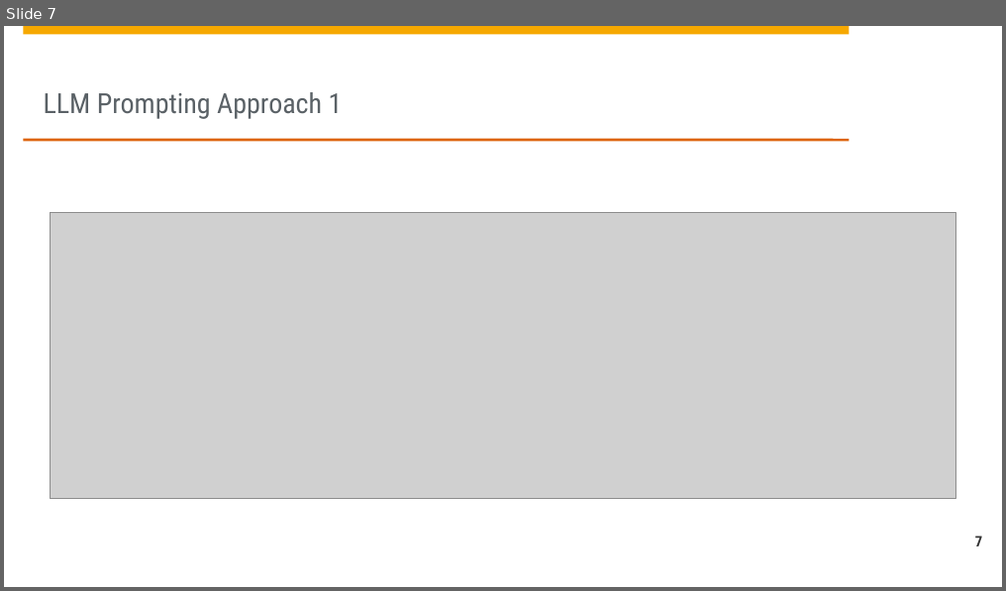
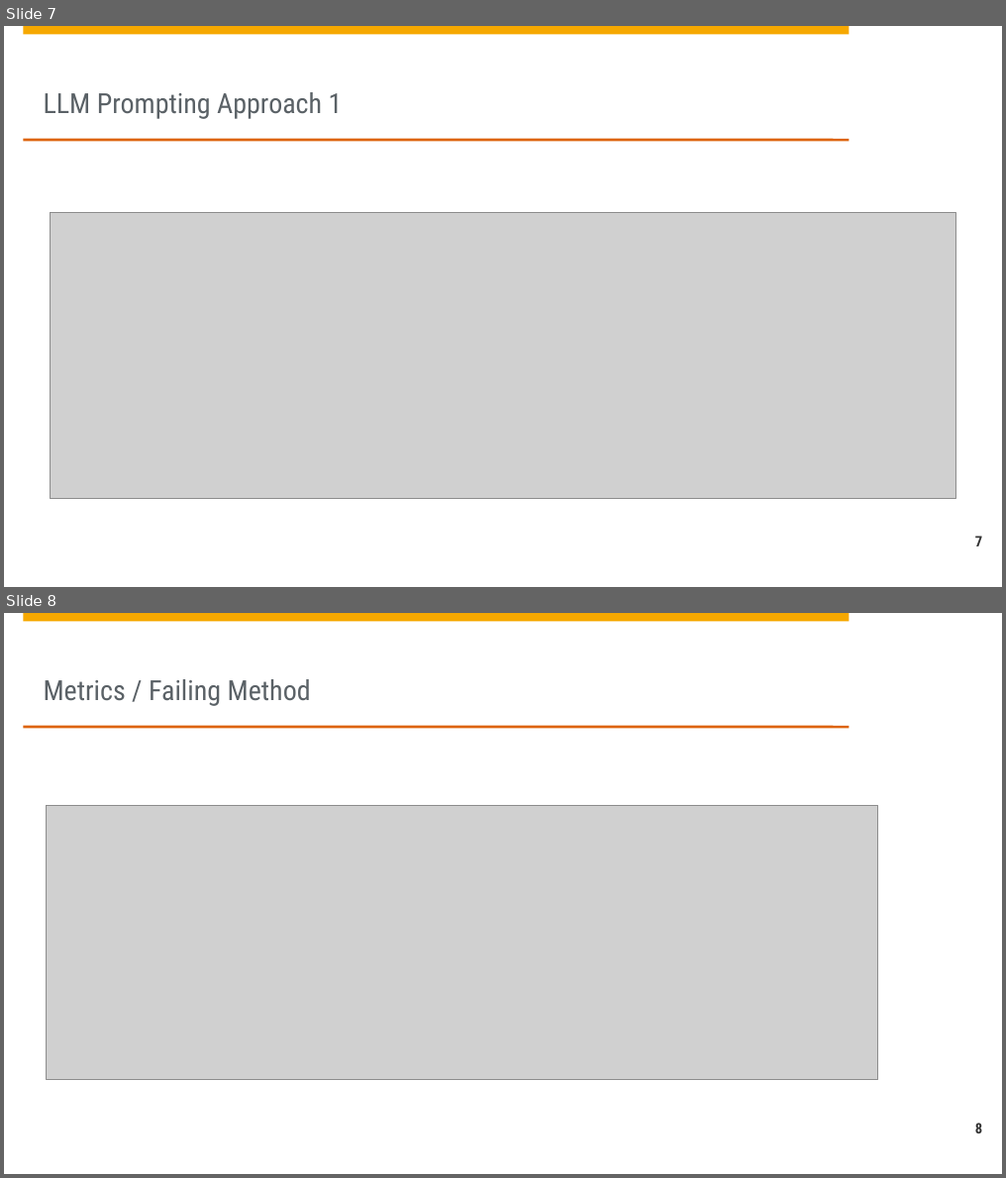
Before and after one commit to hpi-sam/ASE-GenAI, a slide deck: Ibrahim-Lamin/ASE2024 - Project 2/ASE_presentation.pptx. Shown one above the other, each under a label of ours: slide 7 before the commit, slides 7 and 8 after it. The pictures are 1006x591 and 1006x1178 pixels, drawn with LibreOffice and Linux fonts; fonts in the diff are those of the drawing; grey boxes stand for pictures; background and template pictures are left out. Boxes give left, top, right and bottom in pixels: in the first picture for what was removed or moved away, otherwise in the second. Text is boxed around its words. In the diff, an @@ line names an element or a change of style, - is before the commit and + after.

```diff
--- a/Ibrahim-Lamin/ASE2024 - Project 2/ASE_presentation.pptx
+++ b/Ibrahim-Lamin/ASE2024 - Project 2/ASE_presentation.pptx
@@ slide 8 added at [4,613,1002,1174], background #FFFFFF; not listed: 4 template elements that a slide beside it also shows @@
@@ title added at [44,679,311,706], 20 pt, text #5A6166 @@
+Metrics / Failing Method
@@ picture added at [46,806,877,1080] @@
@@ page number added at [975,1123,982,1134], 10.5 pt, text #323232, bold @@
+8
```
Also in this commit, not shown: 1 other slide added, 2 slides removed, 1 other file.
